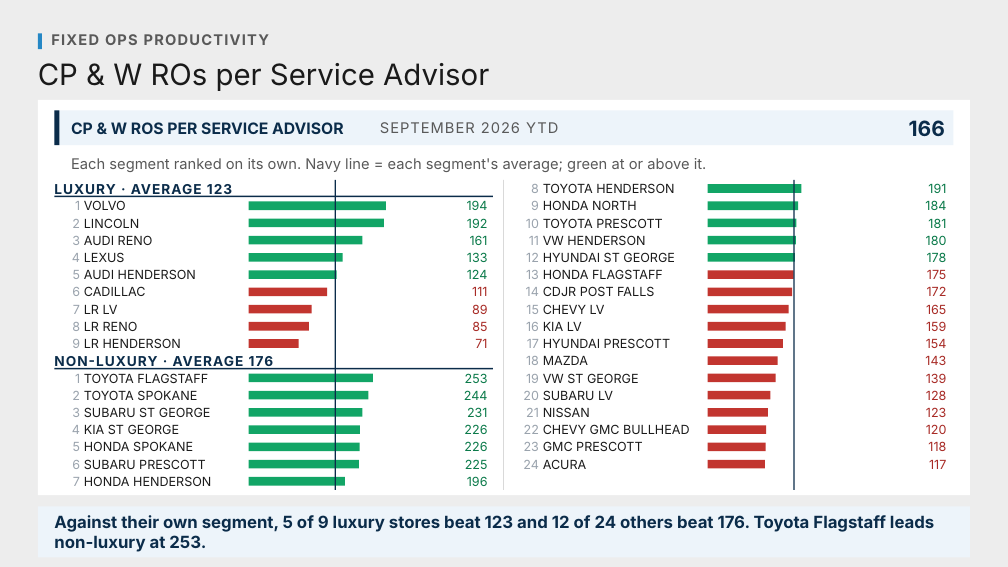
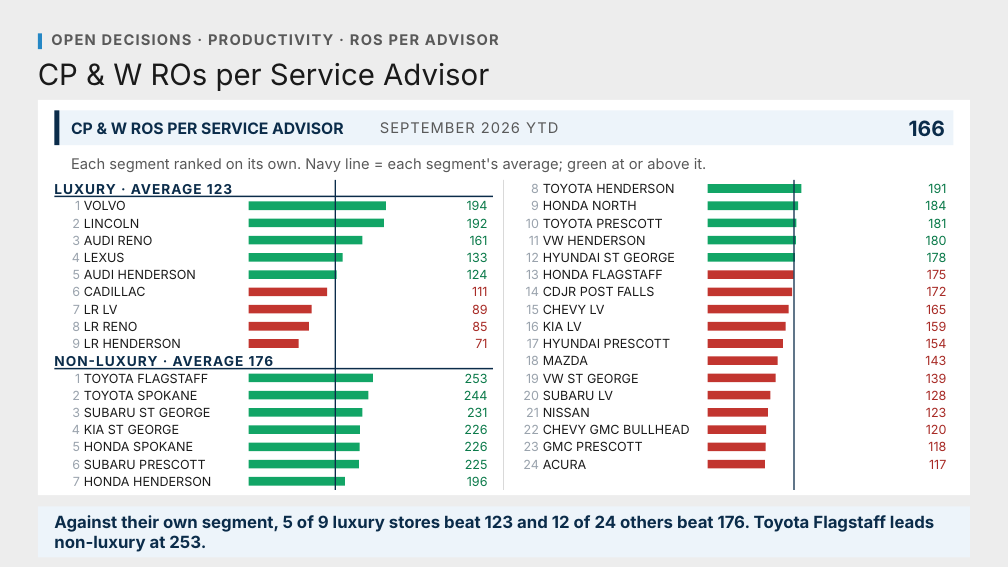
Before and after one commit to Ndresner/Noah, a slide deck: slide 174 of day2-deck/decks/Fixed Ops - Day 2 Example Test Deck.pptx (slide 126 before the commit). Drawn at 1008x567 pixels with LibreOffice and Linux fonts; fonts in the diff are those of the drawing. Boxes give left, top, right and bottom in pixels: in the first picture for what was removed or moved away, otherwise in the second. Text is boxed around its words. In the diff, an @@ line names an element or a change of style, - is before the commit and + after.

```diff
--- a/day2-deck/decks/Fixed Ops - Day 2 Example Test Deck.pptx
+++ b/day2-deck/decks/Fixed Ops - Day 2 Example Test Deck.pptx
@@ text at <box>51,34,499,45</box>: text changed @@
-FIXED OPS PRODUCTIVITY
+OPEN DECISIONS · PRODUCTIVITY · ROS PER ADVISOR
```
Also in this commit, not shown: 10 other slides changed, 4 other files.
